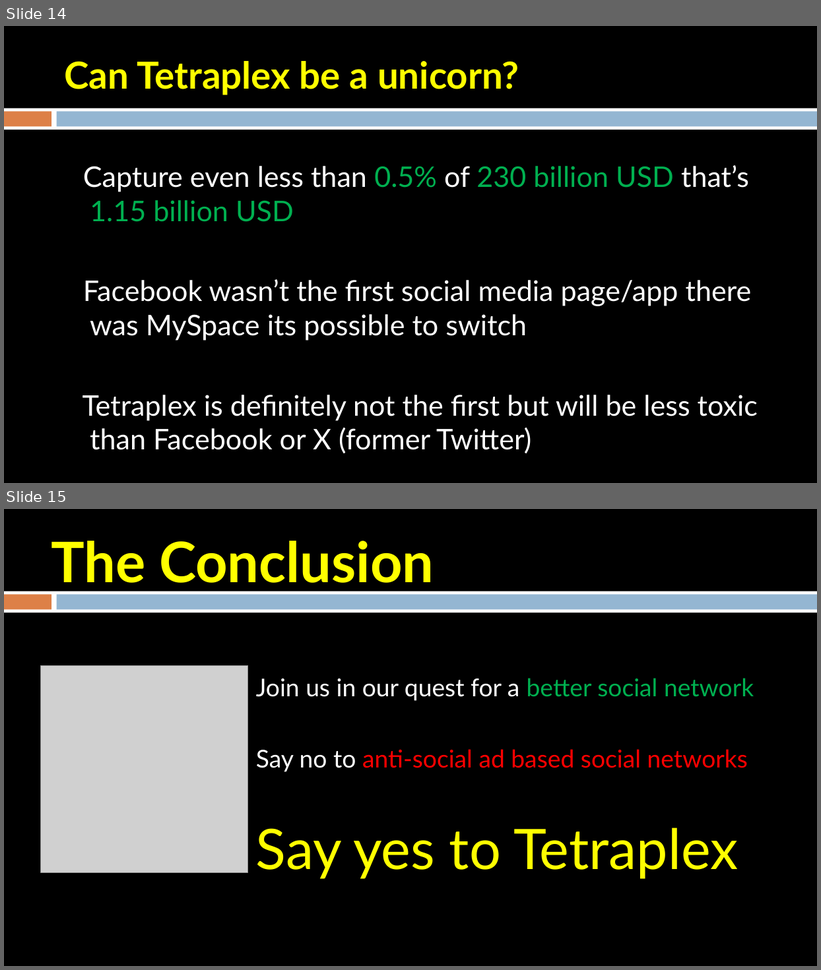
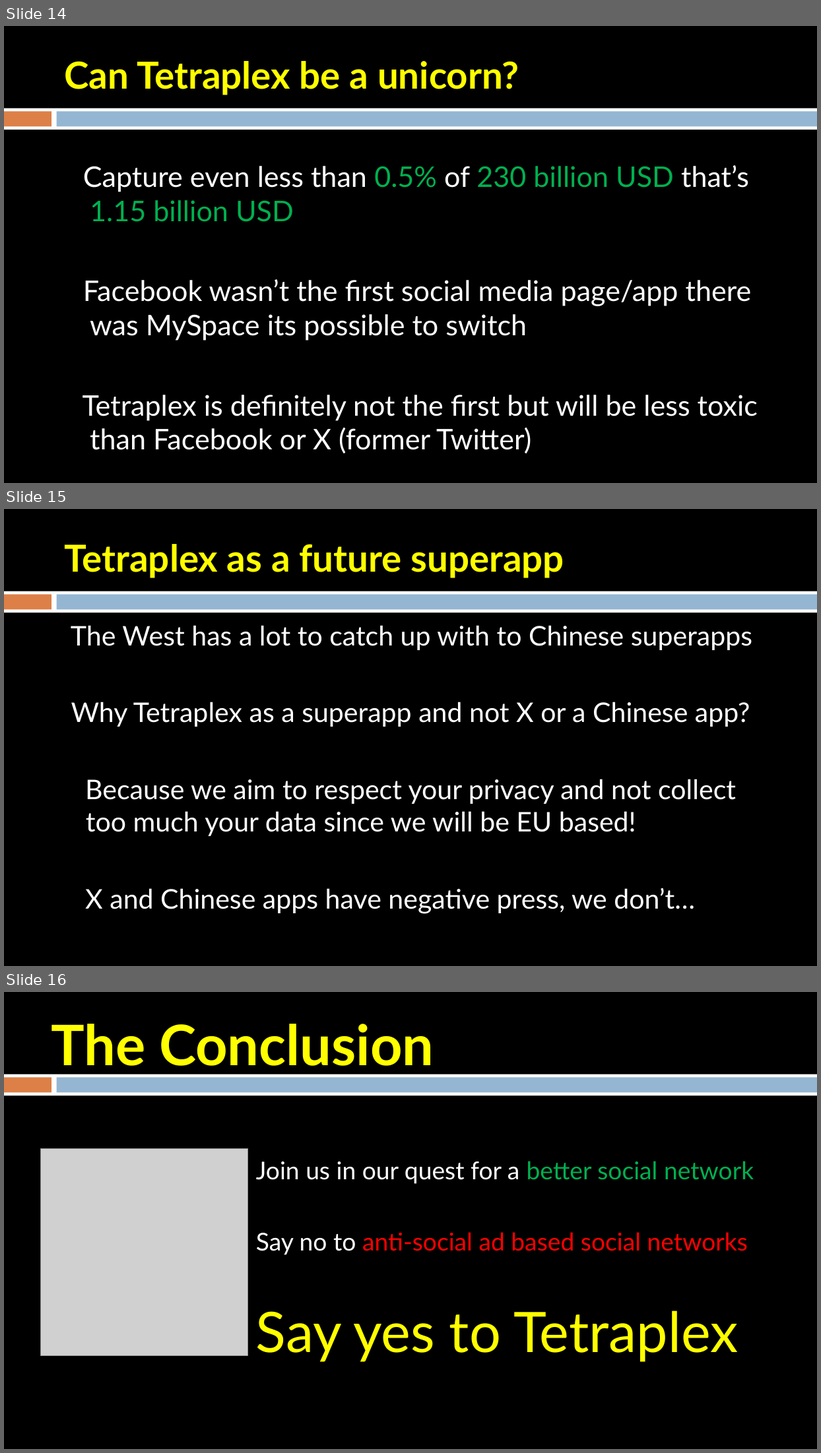
Before and after one commit to TetraPlex-org/central, a slide deck: Documentation/TetraPlex deck 0.54 - dark mode.pptx. Shown one above the other, each under a label of ours: slides 14 and 15 before the commit, slides 14, 15 and 16 after it. The pictures are 821x970 and 821x1453 pixels, drawn with LibreOffice and Linux fonts; fonts in the diff are those of the drawing; grey boxes stand for pictures. Boxes give left, top, right and bottom in pixels: in the first picture for what was removed or moved away, otherwise in the second. Text is boxed around its words. In the diff, an @@ line names an element or a change of style, - is before the commit and + after.

Commit message:
Update TetraPlex deck 0.54 - dark mode.pptx
superapp

```diff
--- a/Documentation/TetraPlex deck 0.54 - dark mode.pptx
+++ b/Documentation/TetraPlex deck 0.54 - dark mode.pptx
@@ slide 15 added at box(4, 509, 817, 966), background #000000; not listed: 3 template elements that a slide beside it also shows @@
@@ title added at box(65, 544, 564, 578), 44 pt, text #FFFF00, bold @@
+Tetraplex as a future superapp
@@ text added at box(71, 625, 752, 914), 32 pt, text #FFFFFF @@
+The West has a lot to catch up with to Chinese superapps
+Why Tetraplex as a superapp and not X or a Chinese app?
+Because we aim to respect your privacy and not collect too much your data since we will be EU based!
+X and Chinese apps have negative press, we don’t…
@@ what was slide 15 is now slide 16 @@
```
